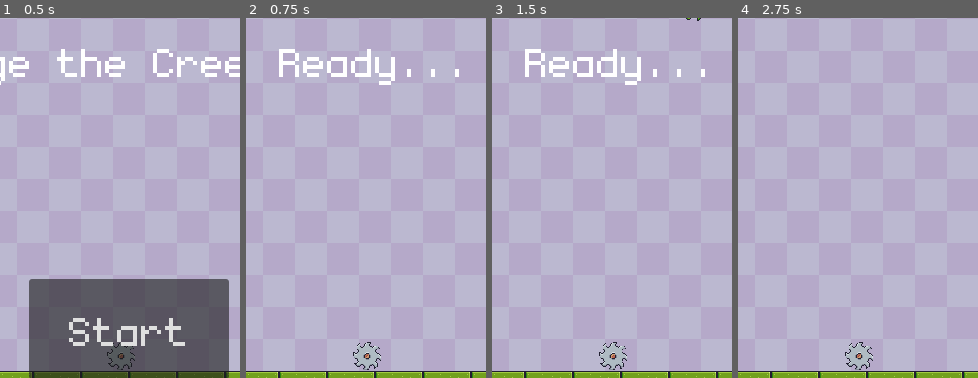
Above: before the commit, frames 1-4 (left to right).
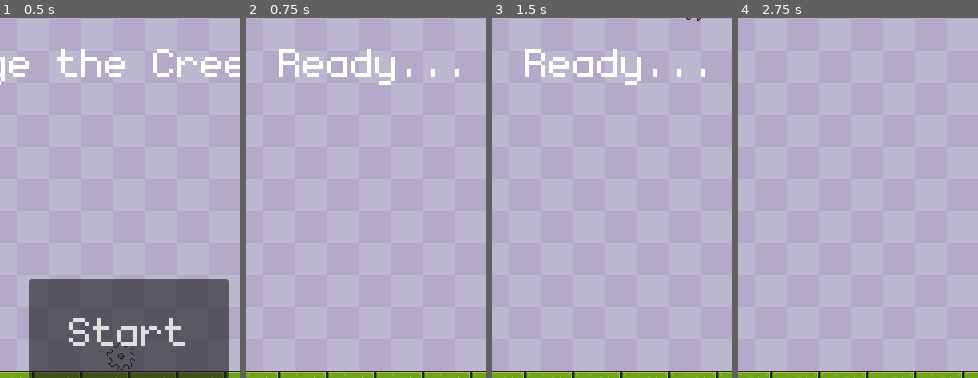
Above: after the commit, the same moments.

Repository: Imphalda/Simple-Godot-Project
Game: Godot game, scene res://main.tscn
Two runs of this game, one before a commit and one after it. Both use one fixed random seed, a clock stepped at 60 frames per second and the inputs below.
Inputs:
- Up to frame 1 (0.5 s): no input
- Up to frame 2 (0.75 s): click "Start" at 0.5 s
- Up to frame 3 (1.5 s): tap Enter at 1.25 s; hold Right (move_right) from 1.28 s (still down)
- Up to frame 4 (2.75 s): release Right (move_right) at 2.03 s; hold Down (move_down) from 2.03 s (still down)
The pictures show only the part of the screen within x 23-73%, y 44-94%; the shares and areas given below are measured in that part.

Frame 1 is identical in both runs. In frame 2, 0.2% of the frame differs, in the area x 44-57%, y 90-98%; in frame 3, 0.2%; in frame 4, 0.2%.

Commit message:
Update mob.tscn

Diff:
--- a/mob.tscn
+++ b/mob.tscn
@@ -131,7 +131,7 @@
 [sub_resource type="CircleShape2D" id="CircleShape2D_cp2o5"]
 radius = 14.0
 
-[node name="Mob" type="RigidBody2D"]
+[node name="Mob" type="RigidBody2D" groups=["mobs"]]
 position = Vector2(103, 111)
 collision_mask = 0
 gravity_scale = 0.0
